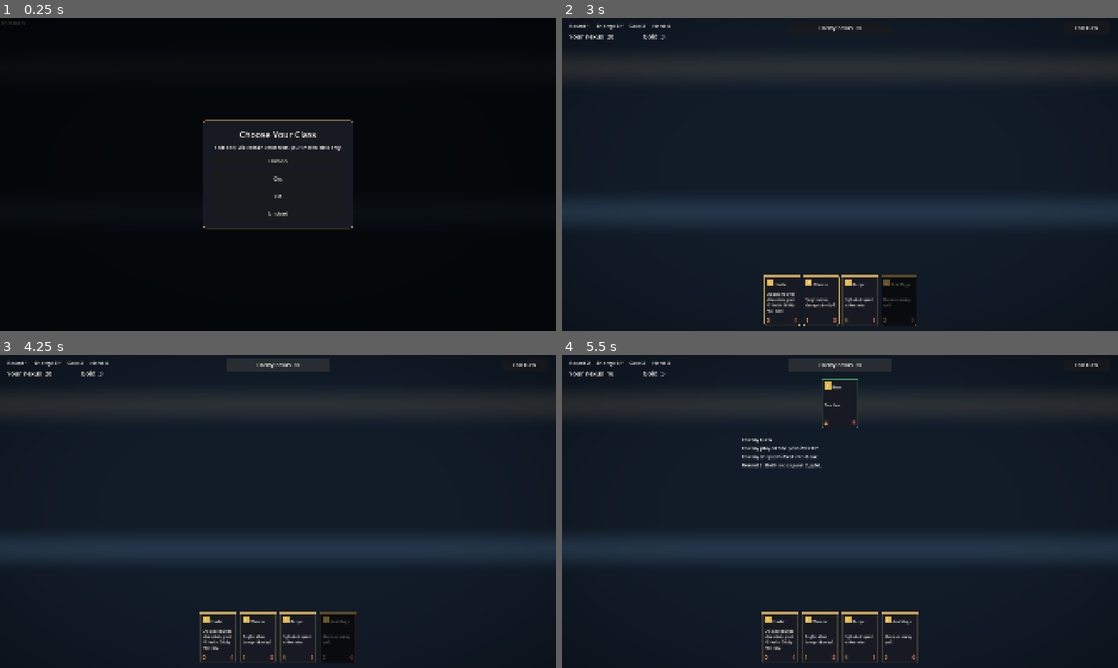
Above: before the commit, frames 1-4 (two rows, left to right).
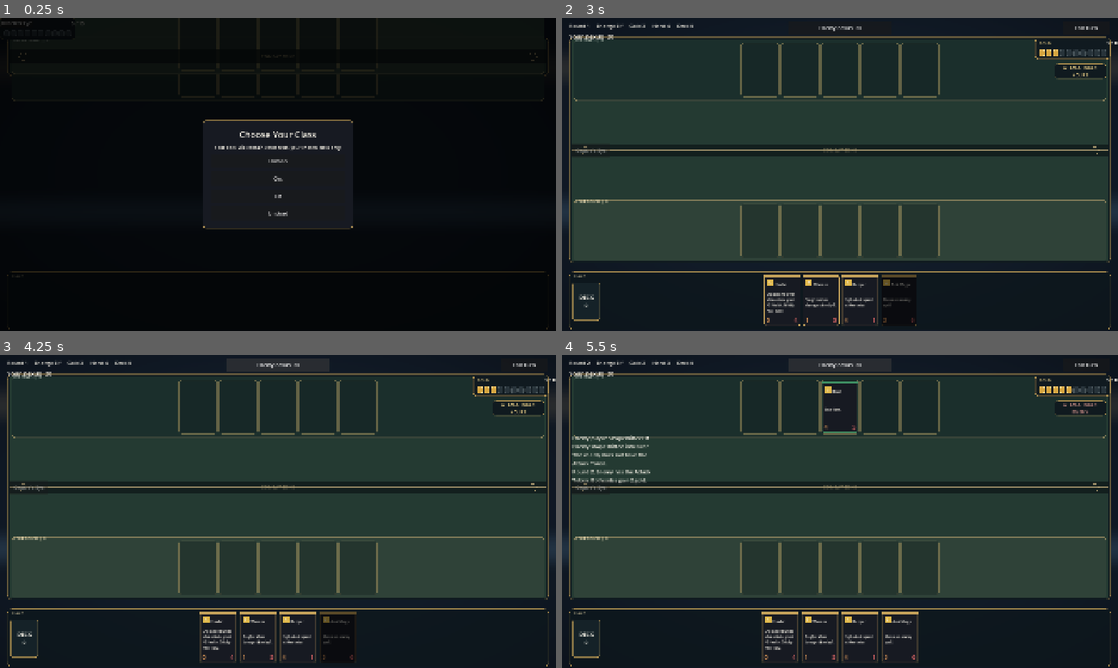
Above: after the commit, the same moments.

Repository: edmonm/Cardgame
Game: Godot game, scene res://main.tscn
The game is run twice, just before and just after one commit, with the same random seed, the same clock (stepped at 60 frames per second) and the same inputs.
Inputs (mouse positions are in pixels of both pictures, inside the frame that each line leads up to):
- Up to frame 1 (0.25 s): no input
- Up to frame 2 (3 s): click (562, 18) at 0.5 s; click (578, 24) at 1.25 s, where only the run after the commit has a clickable "Oracle's Eye"; click "End Turn" at 2 s; click "Human" at 2.75 s
- Up to frame 3 (4.25 s): click "Enemy nexus 20" at 3.5 s
- Up to frame 4 (5.5 s): click "End Turn" at 4.25 s; click "Enemy nexus 20" at 5 s

The runs differ from the first frame. In frame 1, 0.8% of the frame differs, in the area x 0-99%, y 0-100%; in frame 2, 41%; in frame 3, 41%; in frame 4, 41%, in the area x 1-100%, y 2-100%.

Commit message:
Refined Board functions

Diff:
--- /dev/null
+++ b/board_table.gd
@@ -0,0 +1,204 @@
+class_name BoardTable
+extends Control
+
+const CARD_SIZE := Vector2(124, 176)
+const SIDE_MARGIN := 24.0
+const ENEMY_ROW_Y := 92.0
+
+var player_row_y: float = 0.0
+var enemy_count: int = 0
+var player_count: int = 0
+var combat_mode: String = ""
+var enemy_class_name: String = "Enemy"
+var preview_text: String = ""
+
+
+func configure(
+	row_y: float,
+	enemies: int,
+	allies: int,
+	active_combat_mode: String,
+	enemy_name: String,
+	combat_preview: String
+) -> void:
+	player_row_y = row_y
+	enemy_count = enemies
+	player_count = allies
+	combat_mode = active_combat_mode
+	enemy_class_name = enemy_name
+	preview_text = combat_preview
+	queue_redraw()
+
+
+func combat_center_y() -> float:
+	return (ENEMY_ROW_Y + CARD_SIZE.y + player_row_y) * 0.5
+
+
+func _draw() -> void:
+	if size.x < 1.0 or size.y < 1.0:
+		return
+
+	var board_bottom := player_row_y + CARD_SIZE.y + 24.0
+	var board_rect := Rect2(
+		SIDE_MARGIN,
+		66.0,
+		size.x - SIDE_MARGIN * 2.0,
+		board_bottom - 66.0
+	)
+	var frame := StyleBoxFlat.new()
+	frame.bg_color = Color("101b20")
+	frame.border_color = Color("a88b4e")
+	frame.set_border_width_all(2)
+	frame.set_corner_radius_all(18)
+	draw_style_box(frame, board_rect)
+
+	var turf := board_rect.grow(-8.0)
+	draw_rect(turf, Color("243a32"))
+	_draw_lane(turf, ENEMY_ROW_Y, Color("1a2e2c", 0.92))
+	_draw_lane(turf, player_row_y, Color("304339", 0.92))
+	_draw_combat_lane(turf)
+	_draw_row_label(
+		"%s BENCH" % enemy_class_name.to_upper(),
+		enemy_count,
+		ENEMY_ROW_Y - 23.0,
+		Color("c0cabd")
+	)
+	_draw_row_label(
+		"YOUR BENCH",
+		player_count,
+		player_row_y - 20.0,
+		Color("e1d3ac")
+	)
+	_draw_hand_area()
+
+
+func _draw_lane(turf: Rect2, row_y: float, color: Color) -> void:
+	var lane_rect := Rect2(
+		Vector2(turf.position.x + 8.0, row_y - 18.0),
+		Vector2(turf.size.x - 16.0, CARD_SIZE.y + 36.0)
+	)
+	var lane_style := StyleBoxFlat.new()
+	lane_style.bg_color = color
+	lane_style.border_color = Color("b5a06d", 0.32)
+	lane_style.set_border_width_all(1)
+	lane_style.set_corner_radius_all(12)
+	draw_style_box(lane_style, lane_rect)
+	_draw_card_pedestals(lane_rect, row_y, enemy_count if row_y == ENEMY_ROW_Y else player_count)
+
+
+func _draw_card_pedestals(lane_rect: Rect2, row_y: float, count: int) -> void:
+	var visible_count: int = maxi(count, 5)
+	var card_gap := 14.0
+	var step := CARD_SIZE.x + card_gap
+	var total := CARD_SIZE.x + step * float(visible_count - 1)
+	if total > lane_rect.size.x - 28.0:
+		step = (lane_rect.size.x - 28.0 - CARD_SIZE.x) / float(visible_count - 1)
+		total = CARD_SIZE.x + step * float(visible_count - 1)
+	var start_x := (size.x - total) * 0.5
+	for index in visible_count:
+		var pedestal := Rect2(
+			Vector2(start_x + step * float(index) - 5.0, row_y - 5.0),
+			Vector2(CARD_SIZE.x + 10.0, CARD_SIZE.y + 10.0)
+		)
+		var style := StyleBoxFlat.new()
+		style.bg_color = Color("111d1d", 0.36)
+		style.border_color = Color("c2a969", 0.22)
+		style.set_border_width_all(1)
+		style.set_corner_radius_all(9)
+		draw_style_box(style, pedestal)
+
+
+func _draw_combat_lane(turf: Rect2) -> void:
+	var combat_y := combat_center_y()
+	var combat_color := Color("f0cf79") if not combat_mode.is_empty() else Color("b5a276", 0.8)
+	draw_rect(
+		Rect2(Vector2(turf.position.x, combat_y - 22.0), Vector2(turf.size.x, 44.0)),
+		Color("0e1719", 0.78)
+	)
+	draw_line(
+		Vector2(turf.position.x, combat_y),
+		Vector2(turf.end.x, combat_y),
+		combat_color,
+		2.0
+	)
+	for marker_x in [turf.position.x + 48.0, turf.end.x - 48.0]:
+		draw_arc(Vector2(marker_x, combat_y), 13.0, 0.0, TAU, 48, combat_color, 2.0)
+
+	var title := "COMBAT ZONE"
+	match combat_mode:
+		"attack":
+			title = "CHOOSE A DEFENDER"
+		"block":
+			title = "SELECT A BLOCKER"
+		"preview":
+			title = "ORACLE'S EYE"
+	var font := ThemeDB.fallback_font
+	var title_width := font.get_string_size(title, HORIZONTAL_ALIGNMENT_LEFT, -1, 16).x
+	draw_string(
+		font,
+		Vector2(size.x * 0.5 - title_width * 0.5, combat_y + 5.0),
+		title,
+		HORIZONTAL_ALIGNMENT_LEFT,
+		-1,
+		16,
+		combat_color
+	)
+	if not preview_text.is_empty():
+		_draw_preview_panel(combat_y, font)
+
+
+func _draw_preview_panel(combat_y: float, font: Font) -> void:
+	var panel_size := Vector2(460.0, 60.0)
+	var panel_rect := Rect2(
+		Vector2((size.x - panel_size.x) * 0.5, combat_y + 28.0),
+		panel_size
+	)
+	var panel := StyleBoxFlat.new()
+	panel.bg_color = Color("10191f", 0.96)
+	panel.border_color = Color("65b9c9")
+	panel.set_border_width_all(1)
+	panel.set_corner_radius_all(8)
+	draw_style_box(panel, panel_rect)
+	draw_multiline_string(
+		font,
+		panel_rect.position + Vector2(12.0, 20.0),
+		preview_text,
+		HORIZONTAL_ALIGNMENT_CENTER,
+		panel_size.x - 24.0,
+		13,
+		2,
+		Color("e4edf0")
+	)
+
+
+func _draw_row_label(label: String, count: int, y: float, color: Color) -> void:
+	var font := ThemeDB.fallback_font
+	var text := "%s  |  %d" % [label, count]
+	draw_string(font, Vector2(SIDE_MARGIN + 22.0, y + 12.0), text, HORIZONTAL_ALIGNMENT_LEFT, -1, 13, color)
+
+
+func _draw_hand_area() -> void:
+	var hand_top := size.y - CARD_SIZE.y - 28.0
+	if hand_top <= player_row_y + CARD_SIZE.y:
+		return
+	var hand_rect := Rect2(
+		SIDE_MARGIN,
+		hand_top,
+		size.x - SIDE_MARGIN * 2.0,
+		CARD_SIZE.y + 22.0
+	)
+	var style := StyleBoxFlat.new()
+	style.bg_color = Color("0d171c", 0.78)
+	style.border_color = Color("a88b4e", 0.82)
+	style.set_border_width_all(1)
+	style.set_corner_radius_all(14)
+	draw_style_box(style, hand_rect)
+	draw_string(
+		ThemeDB.fallback_font,
+		Vector2(hand_rect.position.x + 18.0, hand_rect.position.y + 21.0),
+		"HAND",
+		HORIZONTAL_ALIGNMENT_LEFT,
+		-1,
+		13,
+		Color("d6c89f", 0.82)
+	)
--- a/card_view.gd
+++ b/card_view.gd
@@ -55,11 +55,12 @@
 	modulate = Color(0.62, 0.62, 0.62) if used_attack and not selected else Color.WHITE
 
 
-func move_to(target: Vector2) -> void:
+func move_to(target: Vector2) -> Tween:
 	if _move_tween != null and _move_tween.is_valid():
 		_move_tween.kill()
 	_move_tween = create_tween()
 	_move_tween.tween_property(self, "position", target, 0.22).set_trans(Tween.TRANS_QUAD).set_ease(Tween.EASE_OUT)
+	return _move_tween
 
 
 func lunge_toward(target_pos: Vector2) -> void:
--- /dev/null
+++ b/gold_bar.gd
@@ -0,0 +1,57 @@
+class_name GoldBar
+extends Control
+
+var amount: int = 0
+var capacity: int = 10
+
+
+func configure(current_amount: int, max_amount: int) -> void:
+	amount = clampi(current_amount, 0, max_amount)
+	capacity = max_amount
+	queue_redraw()
+
+
+func _draw() -> void:
+	if size.x < 1.0 or size.y < 1.0:
+		return
+
+	var panel := StyleBoxFlat.new()
+	panel.bg_color = Color("10191f", 0.94)
+	panel.border_color = Color("a88b4e")
+	panel.set_border_width_all(1)
+	panel.set_corner_radius_all(10)
+	draw_style_box(panel, Rect2(Vector2.ZERO, size))
+
+	var font := ThemeDB.fallback_font
+	draw_string(
+		font,
+		Vector2(14.0, 24.0),
+		"GOLD",
+		HORIZONTAL_ALIGNMENT_LEFT,
+		-1,
+		14,
+		Color("f0d48a")
+	)
+	draw_string(
+		font,
+		Vector2(size.x - 14.0, 25.0),
+		"%d / %d" % [amount, capacity],
+		HORIZONTAL_ALIGNMENT_RIGHT,
+		-1,
+		17,
+		Color("f3efe4")
+	)
+
+	var gap := 5.0
+	var segment_width := (size.x - 28.0 - gap * float(capacity - 1)) / float(capacity)
+	for index in capacity:
+		var rect := Rect2(
+			Vector2(14.0 + float(index) * (segment_width + gap), 42.0),
+			Vector2(segment_width, 22.0)
+		)
+		var segment := StyleBoxFlat.new()
+		segment.bg_color = Color("d7a640") if index < amount else Color("27333a")
+		segment.border_color = Color("ffe098", 0.7) if index < amount else Color("48545a")
+		segment.set_border_width_all(1)
+		segment.set_corner_radius_all(4)
+		draw_style_box(segment, rect)
--- a/main.gd
+++ b/main.gd
@@ -38,6 +38,7 @@
 const OPENING_HAND := 4
 
 signal choice_made(ability_id: String)
+signal blocker_chosen(blocker: Variant)
 
 var player_deck: Array[CardInstance] = []
 var enemy_deck: Array[CardInstance] = []
@@ -48,6 +49,9 @@
 var player_hand_views: Array[CardView] = []
 var player_views: Array[CardView] = []
 var enemy_views: Array[CardView] = []
+var blockers_used: Array[CardInstance] = []
+var pending_enemy_attacker: CardInstance = null
+var awaiting_block_choice: bool = false
 
 var player_gold: int = STARTING_GOLD
 var enemy_gold: int = STARTING_GOLD
@@ -55,6 +59,8 @@
 var enemy_nexus: int = NEXUS_HEALTH
 var round_number: int = 1
 var deaths_this_round: int = 0
+var player_has_attack_token: bool = true
+var combat_preview: String = ""
 
 var player_turn: bool = true
 var busy: bool = false
@@ -68,14 +74,20 @@
 var _log_lines: Array[String] = []
 
 var board_root: Control
+var board_table: BoardTable
 var start_layer: Control
 var action_row: HBoxContainer
 var choice_layer: Control
 var choice_box: VBoxContainer
 var enemy_nexus_button: Button
 var end_button: Button
+var attack_token_panel: PanelContainer
+var attack_token_label: Label
+var oracle_button: Button
+var deck_panel: PanelContainer
+var deck_label: Label
 var player_nexus_label: Label
-var gold_label: Label
+var gold_bar: GoldBar
 var info_label: Label
 var status_label: Label
 
@@ -159,6 +171,11 @@
 	board_root.mouse_filter = Control.MOUSE_FILTER_IGNORE
 	root.add_child(board_root)
 
+	board_table = BoardTable.new()
+	board_table.set_anchors_preset(Control.PRESET_FULL_RECT)
+	board_table.mouse_filter = Control.MOUSE_FILTER_IGNORE
+	board_root.add_child(board_table)
+
 	var hud := Control.new()
 	hud.set_anchors_preset(Control.PRESET_FULL_RECT)
 	hud.mouse_filter = Control.MOUSE_FILTER_IGNORE
@@ -166,7 +183,9 @@
 
 	info_label = _make_hud_label(hud, 18)
 	player_nexus_label = _make_hud_label(hud, 22)
-	gold_label = _make_hud_label(hud, 22)
+	gold_bar = GoldBar.new()
+	gold_bar.custom_minimum_size = Vector2(260, 74)
+	hud.add_child(gold_bar)
 	status_label = _make_hud_label(hud, 18)
 	status_label.autowrap_mode = TextServer.AUTOWRAP_WORD_SMART
 	status_label.vertical_alignment = VERTICAL_ALIGNMENT_BOTTOM
@@ -179,6 +198,37 @@
 	end_button.text = "End Turn"
 	end_button.pressed.connect(_on_end_turn)
 	hud.add_child(end_button)
+
+	attack_token_panel = PanelContainer.new()
+	hud.add_child(attack_token_panel)
+	var token_style := StyleBoxFlat.new()
+	token_style.bg_color = Color("10191f", 0.96)
+	token_style.border_color = Color("a88b4e")
+	token_style.set_border_width_all(1)
+	token_style.set_corner_radius_all(10)
+	attack_token_panel.add_theme_stylebox_override("panel", token_style)
+	attack_token_label = _make_hud_label(attack_token_panel, 16)
+	attack_token_label.set_anchors_preset(Control.PRESET_FULL_RECT)
+	attack_token_label.horizontal_alignment = HORIZONTAL_ALIGNMENT_CENTER
+	attack_token_label.vertical_alignment = VERTICAL_ALIGNMENT_CENTER
+
+	oracle_button = Button.new()
+	oracle_button.text = "Oracle's Eye"
+	oracle_button.pressed.connect(_begin_preview)
+	hud.add_child(oracle_button)
+
+	deck_panel = PanelContainer.new()
+	hud.add_child(deck_panel)
+	var deck_style := StyleBoxFlat.new()
+	deck_style.bg_color = Color("152329", 0.96)
+	deck_style.border_color = Color("a88b4e")
+	deck_style.set_border_width_all(2)
+	deck_style.set_corner_radius_all(8)
+	deck_panel.add_theme_stylebox_override("panel", deck_style)
+	deck_label = _make_hud_label(deck_panel, 18)
+	deck_label.set_anchors_preset(Control.PRESET_FULL_RECT)
+	deck_label.horizontal_alignment = HORIZONTAL_ALIGNMENT_CENTER
+	deck_label.vertical_alignment = VERTICAL_ALIGNMENT_CENTER
 
 	action_row = HBoxContainer.new()
 	action_row.add_theme_constant_override("separation", 8)
@@ -285,6 +335,10 @@
 
 
 func _on_card_pressed(view: CardView) -> void:
+	if mode == "block":
+		if awaiting_block_choice and view.zone == "board" and view.owner_player:
+			_choose_blocker(view)
+		return
 	if game_over or busy or awaiting_choice or not player_turn:
 		return
 	if view.zone == "hand" and view.owner_player:
@@ -357,6 +411,9 @@
 
 func _on_player_unit_pressed(view: CardView) -> void:
 	var unit := view.instance
+	if mode == "block":
+		_choose_blocker(view)
+		return
 	if mode == "switch" and selected != null and unit != selected.instance:
 		_switch_units(selected.instance, unit)
 		return
@@ -368,16 +425,23 @@
 		return
 	selected = view
 	mode = ""
+	combat_preview = ""
 	_log("Selected %s." % unit.current_definition().card_name)
 	_refresh_all()
 
 
 func _on_enemy_unit_pressed(view: CardView) -> void:
+	if mode == "preview" and selected != null and not busy and player_turn:
+		combat_preview = _get_combat_preview(selected.instance, view.instance)
+		mode = ""
+		_refresh_all()
+		return
 	if mode != "attack" or selected == null:
 		return
 	var attacker := selected.instance
 	busy = true
 	mode = ""
+	_refresh_board_table()
 	await _resolve_combat(attacker, view.instance, true)
 	_clear_dead_selection()
 	busy = false
@@ -386,11 +450,17 @@
 
 
 func _on_enemy_nexus_pressed() -> void:
+	if mode == "preview" and selected != null and not busy and player_turn:
+		combat_preview = _get_combat_preview(selected.instance, null)
+		mode = ""
+		_refresh_all()
+		return
 	if mode != "attack" or selected == null or busy or game_over or not player_turn:
 		return
 	var attacker := selected.instance
 	busy = true
 	mode = ""
+	_refresh_board_table()
 	await _resolve_combat(attacker, null, true)
 	_clear_dead_selection()
 	busy = false
@@ -399,11 +469,115 @@
 
 
 func _begin_attack() -> void:
-	if selected == null or selected.instance.attacks_left <= 0:
+	if selected == null or selected.instance.attacks_left <= 0 or not player_has_attack_token:
+		_log("You do not have the Attack Token this round.")
 		return
 	mode = "attack"
+	combat_preview = ""
+	_refresh_board_table()
 	_log("Click an enemy unit, or the enemy nexus.")
 	_refresh_hud()
+	var attack_position := Vector2(
+		selected.position.x,
+		board_table.combat_center_y() - CardView.CARD_SIZE.y * 0.5
+	)
+	var move_tween: Tween = selected.move_to(attack_position)
+	await move_tween.finished
+
+
+func _begin_preview() -> void:
+	if selected == null or busy or not player_turn:
+		return
+	mode = "preview"
+	combat_preview = ""
+	_refresh_board_table()
+	_log("Oracle's Eye: click an enemy unit or nexus to preview combat.")
+
+
+func _get_combat_preview(attacker: CardInstance, defender: CardInstance) -> String:
+	var attack_copy := _copy_for_preview(attacker)
+	var defense_copy: CardInstance = null
+	if defender != null:
+		defense_copy = _copy_for_preview(defender)
+
+	for ally in player_board:
+		if ally.health > 0 and ally.chosen_ability_id == "ally_attack_heal":
+			attack_copy.gain_health(2)
+
+	var strikes := 2 if (
+		attack_copy.has_active_keyword("high_attack_speed")
+		or attack_copy.has_active_keyword("swift_attack")
+	) else 1
+	if defense_copy == null:
+		var damage_to_nexus := attack_copy.current_damage() * strikes
+		var stolen_gold := _preview_stolen_gold(damage_to_nexus, attacker.has_active_keyword("steal_gold"))
+		return "%s: %d strike(s), %d Nexus damage. %d gold stolen." % [
+			attack_copy.current_definition().card_name,
+			strikes,
+			damage_to_nexus,
+			stolen_gold,
+		]
+
+	var damage_to_defender := 0
+	var damage_to_attacker := 0
+	for _strike in strikes:
+		if attack_copy.health <= 0 or defense_copy.health <= 0:
+			break
+		damage_to_defender += _preview_damage(defense_copy, attack_copy.current_damage(), attack_copy)
+		if defense_copy.health > 0 and attack_copy.health > 0:
+			damage_to_attacker += _preview_damage(attack_copy, defense_copy.current_damage(), defense_copy)
+
+	var stolen_gold := _preview_stolen_gold(
+		damage_to_defender,
+		attacker.has_active_keyword("steal_gold")
+	)
+	return "%s takes %d (%d HP); %s takes %d (%d HP); %d gold stolen." % [
+		attack_copy.current_definition().card_name,
+		damage_to_attacker,
+		maxi(attack_copy.health, 0),
+		defense_copy.current_definition().card_name,
+		damage_to_defender,
+		maxi(defense_copy.health, 0),
+		stolen_gold,
+	]
+
+
+func _preview_stolen_gold(damage: int, can_steal: bool) -> int:
+	if not can_steal:
+		return 0
+	return mini(damage, mini(enemy_gold, GOLD_CAP - player_gold))
+
+
+func _copy_for_preview(source: CardInstance) -> CardInstance:
+	var copy := CardInstance.new(source.definition)
+	copy.damage = source.damage
+	copy.health = source.health
+	copy.max_health = source.max_health
+	copy.fury_bonus = source.fury_bonus
+	copy.revives_remaining = source.revives_remaining
+	copy.current_form_id = source.current_form_id
+	copy.chosen_ability_id = source.chosen_ability_id
+	copy.silenced = source.silenced
+	return copy
+
+
+func _preview_damage(target: CardInstance, raw_amount: int, striker: CardInstance) -> int:
+	if target.health <= 0 or raw_amount <= 0:
+		return 0
+	var dealt := raw_amount
+	if target.has_active_keyword("tough"):
+		dealt = maxi(raw_amount - 1, 0)
+	target.health -= dealt
+	if dealt > 0 and target.health > 0 and target.has_active_keyword("fury"):
+		target.apply_fury()
+	if dealt > 0 and target.has_active_keyword("acidic_blood") and striker != null:
+		_preview_damage(striker, 2, null)
+	if target.health <= 0 and target.revives_remaining > 0 and not target.silenced:
+		target.revives_remaining = 0
+		target.health = target.definition.health
+		target.max_health = target.definition.health
+		target.fury_bonus = 0
+	return dealt
 
 
 func _begin_switch() -> void:
@@ -505,13 +679,45 @@
 		await _enemy_play(card)
 	_enemy_prepare()
 	_refresh_units()
+	if player_has_attack_token:
+		_log("The enemy does not have the Attack Token.")
+		return
+	blockers_used.clear()
 	var attackers: Array[CardInstance] = []
 	for unit in enemy_board:
 		attackers.append(unit)
 	for unit in attackers:
 		if game_over or unit.health <= 0 or unit.attacks_left <= 0 or not enemy_board.has(unit):
 			continue
-		await _resolve_combat(unit, _enemy_target(unit), false)
+		pending_enemy_attacker = unit
+		mode = "block"
+		_log("%s is attacking. Choose a blocker or let it through." % unit.current_definition().card_name)
+		_refresh_all()
+		var attacker_view := _view_for(unit)
+		if attacker_view != null:
+			var attacker_position := Vector2(
+				_width() * 0.5 - CardView.CARD_SIZE.x * 0.5,
+				board_table.combat_center_y() - CardView.CARD_SIZE.y * 0.5
+			)
+			var move_tween: Tween = attacker_view.move_to(attacker_position)
+			await move_tween.finished
+		awaiting_block_choice = true
+		_refresh_actions()
+		var chosen_blocker: Variant = await blocker_chosen
+		awaiting_block_choice = false
+		mode = ""
+		pending_enemy_attacker = null
+		var blocker: CardInstance = chosen_blocker as CardInstance
+		if blocker != null:
+			var blocker_view := _view_for(blocker)
+			if blocker_view != null:
+				var blocker_position := Vector2(
+					_width() * 0.5 + 12.0,
+					board_table.combat_center_y() - CardView.CARD_SIZE.y * 0.5
+				)
+				var blocker_tween: Tween = blocker_view.move_to(blocker_position)
+				await blocker_tween.finished
+		await _resolve_combat(unit, blocker, false)
 		if game_over:
 			return
 		await get_tree().create_timer(0.2).timeout
@@ -566,19 +772,22 @@
 			_drain(unit, victim, enemy_board)
 
 
-func _enemy_target(attacker: CardInstance) -> CardInstance:
-	for unit in player_board:
-		if unit.health <= 0:
-			continue
-		var to_unit := attacker.current_damage()
-		if unit.has_active_keyword("tough"):
-			to_unit = maxi(to_unit - 1, 0)
-		var to_attacker := unit.current_damage()
-		if attacker.has_active_keyword("tough"):
-			to_attacker = maxi(to_attacker - 1, 0)
-		if to_unit >= unit.health and to_attacker < attacker.health:
-			return unit
-	return null
+func _choose_blocker(view: CardView) -> void:
+	if not awaiting_block_choice:
+		return
+	var blocker := view.instance
+	if blocker.health <= 0 or not player_board.has(blocker):
+		return
+	if blockers_used.has(blocker):
+		_log("%s has already blocked this round." % blocker.current_definition().card_name)
+		return
+	blockers_used.append(blocker)
+	blocker_chosen.emit(blocker)
+
+
+func _decline_block() -> void:
+	if awaiting_block_choice:
+		blocker_chosen.emit(null)
 
 
 func _resolve_round_end() -> void:
@@ -612,6 +821,7 @@
 
 func _start_round() -> void:
 	round_number += 1
+	player_has_attack_token = not player_has_attack_token
 	player_gold = mini(GOLD_CAP, player_gold + GOLD_PER_ROUND)
 	enemy_gold = mini(GOLD_CAP, enemy_gold + GOLD_PER_ROUND)
 	draw_card(true)
@@ -623,7 +833,11 @@
 	player_turn = true
 	mode = ""
 	selected = null
-	_log("Round %d. Both sides gain %d gold." % [round_number, GOLD_PER_ROUND])
+	_log("Round %d. %s has the Attack Token. Both sides gain %d gold." % [
+		round_number,
+		"You" if player_has_attack_token else "Enemy",
+		GOLD_PER_ROUND,
+	])
 
 
 func _ready_unit(unit: CardInstance) -> void:
@@ -640,12 +854,31 @@
 	attacker.attacks_left = 0
 	_grant_attack_health(attacker, attacker_is_player)
 	var strikes := 2 if attacker.has_active_keyword("high_attack_speed") or attacker.has_active_keyword("swift_attack") else 1
+	var attacker_view := _view_for(attacker)
+	if attacker_view != null:
+		var combat_x := _width() * 0.5 - CardView.CARD_SIZE.x * 0.5
+		if defender != null:
+			combat_x -= CardView.CARD_SIZE.x * 0.5 + 6.0
+		var combat_position := Vector2(
+			combat_x,
+			board_table.combat_center_y() - CardView.CARD_SIZE.y * 0.5
+		)
+		var move_tween: Tween = attacker_view.move_to(combat_position)
+		await move_tween.finished
+	if defender != null:
+		var defender_view := _view_for(defender)
+		if defender_view != null:
+			var defender_position := Vector2(
+				_width() * 0.5 + 6.0,
+				board_table.combat_center_y() - CardView.CARD_SIZE.y * 0.5
+			)
+			var defender_tween: Tween = defender_view.move_to(defender_position)
+			await defender_tween.finished
 	for _strike in strikes:
 		if attacker.health <= 0:
 			break
 		if defender != null and defender.health <= 0:
 			break
-		var attacker_view := _view_for(attacker)
 		if attacker_view != null:
 			var aim := enemy_nexus_button.position if defender == null else Vector2.ZERO
 			if defender != null:
@@ -825,13 +1058,22 @@
 func _refresh_hud() -> void:
 	enemy_nexus_button.text = "Enemy nexus  %d" % enemy_nexus
 	player_nexus_label.text = "Your nexus  %d" % player_nexus
-	gold_label.text = "Gold  %d" % player_gold
-	info_label.text = "Round %d     Enemy: %s     Gold %d     Hand %d" % [
+	gold_bar.configure(player_gold, GOLD_CAP)
+	info_label.text = "Round %d     Enemy: %s     Gold %d     Hand %d     Deck %d" % [
 		round_number,
 		_faction_name(enemy_faction),
 		enemy_gold,
 		enemy_hand.size(),
+		enemy_deck.size(),
 	]
+	deck_label.text = "DECK\n%d" % player_deck.size()
+	attack_token_label.text = "ATTACK TOKEN\n%s" % (
+		"YOURS" if player_has_attack_token else "ENEMY"
+	)
+	attack_token_label.add_theme_color_override("font_color", (
+		Color("f0d48a") if player_has_attack_token else Color("c58b84")
+	))
+	oracle_button.disabled = selected == null or busy or not player_turn
 	end_button.disabled = busy or awaiting_choice or game_over or not player_turn
 	var aiming := mode == "attack" and selected != null
 	enemy_nexus_button.modulate = Color("ffd0c4") if aiming else Color.WHITE
@@ -847,17 +1089,21 @@
 			var affordable := player_gold >= view.instance.definition.gold_cost and player_board.size() < MAX_BOARD
 			if not affordable:
 				view.modulate = Color(0.45, 0.45, 0.45)
-
+		elif mode == "block" and view.owner_player and blockers_used.has(view.instance):
+			view.modulate = Color(0.45, 0.45, 0.45)
 
 func _refresh_actions() -> void:
 	_clear_box(action_row)
 	action_row.position = Vector2(24, _player_row_y() + CardView.CARD_SIZE.y + 8)
+	if mode == "block" and pending_enemy_attacker != null and awaiting_block_choice:
+		_add_action("Let It Through", _decline_block)
+		return
 	if selected == null or not player_turn or busy or game_over:
 		return
 	var unit := selected.instance
 	if unit.health <= 0:
 		return
-	if unit.attacks_left > 0:
+	if unit.attacks_left > 0 and player_has_attack_token:
 		_add_action("Attack", _begin_attack)
 	if unit.definition.has_keyword("shapeshift") and not unit.ability_used:
 		_add_action("Bear", _cast_shapeshift.bind("elf_form_bear"))
@@ -880,9 +1126,10 @@
 
 
 func _layout() -> void:
-	_place(enemy_views, 78.0)
+	_place(enemy_views, 92.0)
 	_place(player_views, _player_row_y())
 	_place(player_hand_views, _hand_y())
+	_refresh_board_table()
 	var width := _width()
 	enemy_nexus_button.position = Vector2(width * 0.5 - 180.0, 12.0)
 	enemy_nexus_button.size = Vector2(360, 44)
@@ -891,13 +1138,30 @@
 	info_label.position = Vector2(24, 14)
 	info_label.size = Vector2(520, 30)
 	player_nexus_label.position = Vector2(24, 48)
-	player_nexus_label.size = Vector2(240, 32)
-	gold_label.position = Vector2(280, 48)
-	gold_label.size = Vector2(180, 32)
-	status_label.position = Vector2(width * 0.5 - 340.0, 280.0)
-	status_label.size = Vector2(680, 110)
+	player_nexus_label.size = Vector2(240, 40)
+	gold_bar.position = Vector2(width - 286.0, 68.0)
+	gold_bar.size = Vector2(260.0, 74.0)
+	attack_token_panel.position = Vector2(width - 220.0, 158.0)
+	attack_token_panel.size = Vector2(180.0, 50.0)
+	oracle_button.position = Vector2(34.0, board_table.combat_center_y() - 24.0)
+	oracle_button.size = Vector2(132.0, 48.0)
+	deck_panel.position = Vector2(36.0, _hand_y() + 26.0)
+	deck_panel.size = Vector2(96.0, 132.0)
+	status_label.position = Vector2(36.0, 274.0)
+	status_label.size = Vector2(300, 120)
 	if action_row != null:
 		action_row.position = Vector2(24, _player_row_y() + CardView.CARD_SIZE.y + 8)
+
+
+func _refresh_board_table() -> void:
+	board_table.configure(
+		_player_row_y(),
+		enemy_views.size(),
+		player_views.size(),
+		mode,
+		_faction_name(enemy_faction),
+		combat_preview
+	)
 
 
 func _place(views: Array[CardView], row_y: float) -> void:
Not shown, added: board_table.gd.uid
Not shown, added: gold_bar.gd.uid
